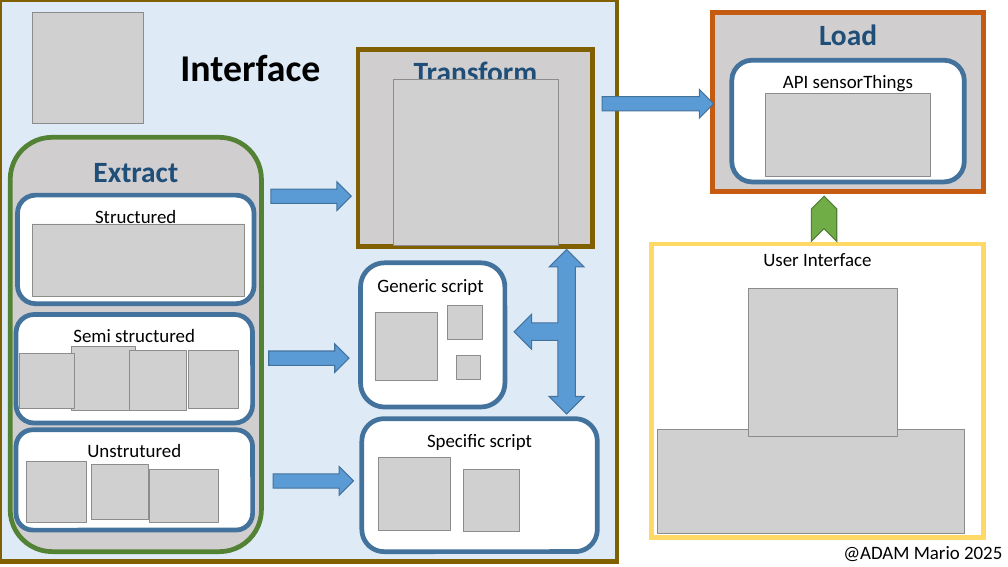
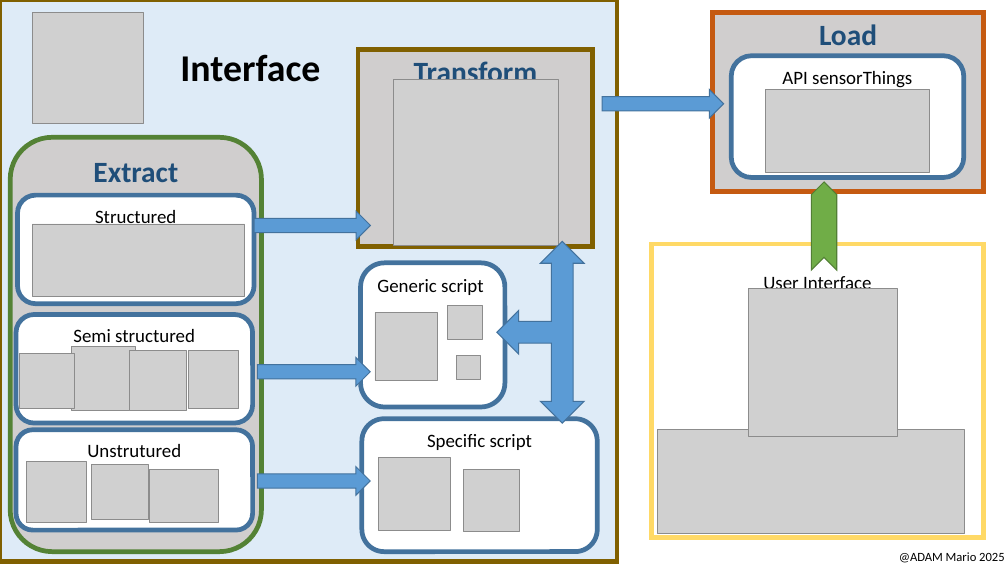
Before and after one commit to Mario-35/HORIZON-CL6, a slide deck: slide 3 of presentation.pptx. Drawn at 1008x567 pixels with LibreOffice and Linux fonts; fonts in the diff are those of the drawing; grey boxes stand for pictures. Boxes give left, top, right and bottom in pixels: in the first picture for what was removed or moved away, otherwise in the second. Text is boxed around its words. In the diff, an @@ line names an element or a change of style, - is before the commit and + after.

Commit message:
Update

```diff
--- a/presentation.pptx
+++ b/presentation.pptx
@@ rounded rectangle "API sensorThings": place and size @@
-rounded rectangle "API sensorThings" at (732, 60, 965, 182)
+rounded rectangle "API sensorThings" at (731, 56, 964, 178)
@@ right arrow: place and size @@
-right arrow at (602, 89, 714, 118)
+right arrow at (602, 89, 724, 118)
@@ picture: place and size @@
-picture at (766, 94, 931, 176)
+picture at (765, 89, 930, 172)
@@ chevron: place and size @@
-chevron at (811, 197, 837, 242)
+chevron at (812, 182, 837, 270)
@@ right arrow: place and size @@
-right arrow at (271, 182, 351, 211)
+right arrow at (254, 211, 371, 240)
@@ left right up arrow: place and size @@
-left right up arrow at (515, 250, 585, 414)
+left right up arrow at (497, 242, 584, 423)
@@ right arrow: place and size @@
-right arrow at (269, 344, 349, 373)
+right arrow at (257, 358, 370, 386)
@@ right arrow: place and size @@
-right arrow at (273, 467, 353, 495)
+right arrow at (257, 467, 370, 495)
@@ text "@ADAM Mario 2025": place and size @@
-text "@ADAM Mario 2025" at (843, 546, 1002, 561)
+text "@ADAM Mario 2025" at (899, 552, 1005, 563)
@@ text "@ADAM Mario 2025" at (899, 552, 1005, 563): size 18 to 12 pt @@
```
